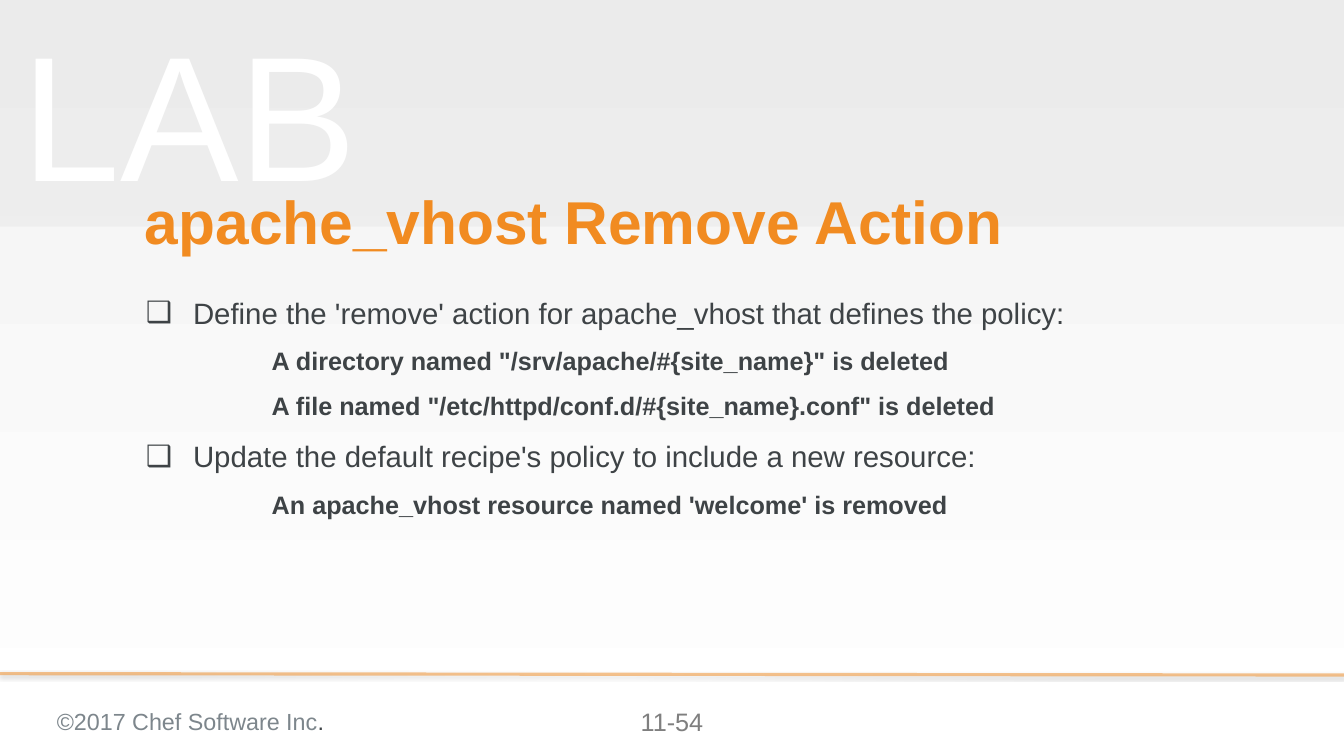
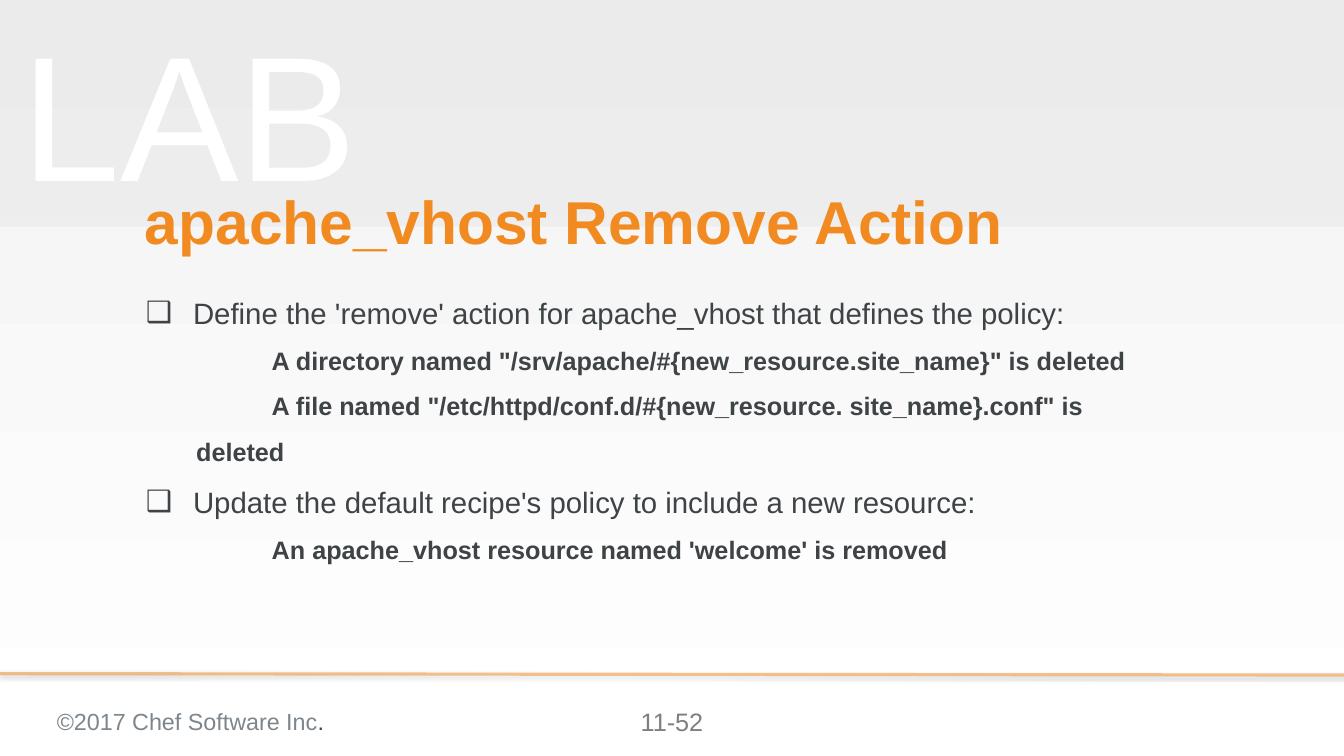
Before and after one commit to ericheiser/chef-intermediate, a slide deck: slide 52 of 11-creating_a_custom_resource.pptx (slide 54 before the commit). Drawn at 1344x756 pixels with LibreOffice and Linux fonts; fonts in the diff are those of the drawing; background and template pictures are left out. Boxes give left, top, right and bottom in pixels: in the first picture for what was removed or moved away, otherwise in the second. Text is boxed around its words. In the diff, an @@ line names an element or a change of style, - is before the commit and + after.

```diff
--- a/11-creating_a_custom_resource.pptx
+++ b/11-creating_a_custom_resource.pptx
@@ subtitle at (196, 351, 1125, 462): text changed @@
-  A directory named "/srv/apache/#{site_name}" is deleted
-  A file named "/etc/httpd/conf.d/#{site_name}.conf" is deleted
+  A directory named "/srv/apache/#{new_resource.site_name}" is deleted
+  A file named "/etc/httpd/conf.d/#{new_resource. site_name}.conf" is deleted
@@ page number at (641, 713, 704, 731): text changed @@
-11-54
+11-52
```
Also in this commit, not shown: 3 other slides changed, 2 slides removed, 10 other files.
